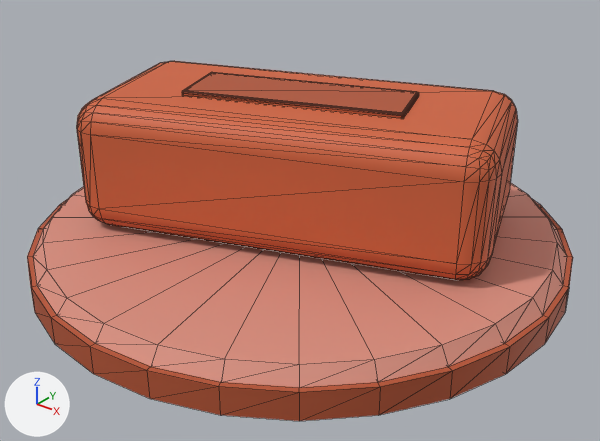
A saved change to the glTF model art/models/tier-01-brick.glb.
Both versions are drawn from a 50 mm lens placed at (0.889, -1.111, 0.757), pointed at (0.03, -0.038, 0.092). Lighting does not change. The marker at lower left points along +X, +Y and +Z. The older version comes first. Mesh edges are drawn as thin lines. Where no turn or scale is listed for an object, it has been applied to the vertices. Vertices at exactly the same position are counted once.

The first picture shows 'matte'.
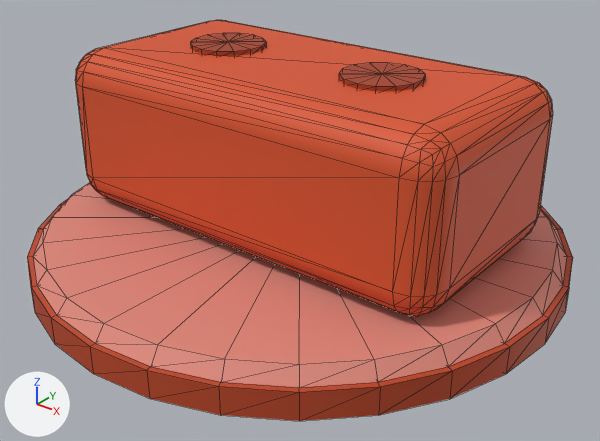
Boxes [x1, y1, x2, y2] around the edits, measured in the pictures (600 x 441 px; the box of a moved part takes in the faces that stretch with it):
'matte', reshaped (11% taller)
    before: [27, 61, 573, 421]
    after: [27, 20, 573, 421]
part 1 of me_mesh_0, added
    after: [190, 33, 266, 56]
part 2 of me_mesh_0, added
    after: [339, 63, 425, 91]
part 3 of me_mesh_0, deleted
    before: [182, 72, 419, 118]
part 4 of me_mesh_0, moved or reshaped
    before: [77, 61, 518, 280]
    after: [75, 20, 553, 316]
part 5 of me_mesh_0, recoloured
    before: [29, 61, 573, 394]
    after: [29, 20, 573, 394]

The change in detail:
me_mesh_0 is used by ob_matte; location (0.0, 0.0, 0.0).
me_mesh_0 had 423 vertices, 824 faces and spanned x -0.5..0.5, y -0.5..0.5, z 0.0..0.322.
me_mesh_0 now has 331 vertices, 636 faces and spans x -0.5..0.5, y -0.5..0.5, z 0.0..0.383.
me_mesh_0 part 1: a new loose piece, a 14-sided cylinder along z spanning x -0.238..-0.102, y -0.07..0.07, z 0.371..0.383, in mat_material_0.
me_mesh_0 part 2: a new loose piece, a 14-sided cylinder along z spanning x 0.102..0.238, y -0.07..0.07, z 0.371..0.383, in mat_material_0.
me_mesh_0 part 3: the loose piece of 152 vertices spanning x -0.209..0.209, y -0.128..0.128, z 0.31..0.322 is deleted.
Part 4, on me_mesh_0:
152 vertices move from x -0.395..0.395, y -0.282..0.282, z 0.075..0.315 to x -0.4..0.4, y -0.21..0.21, z 0.075..0.375.
me_mesh_0 part 5: 524 kept faces spanning x -0.5..0.5, y -0.5..0.5, z 0.0..0.375 get new vertex colours; the middle colour goes from orange #d2643c to orange #d9542b.
